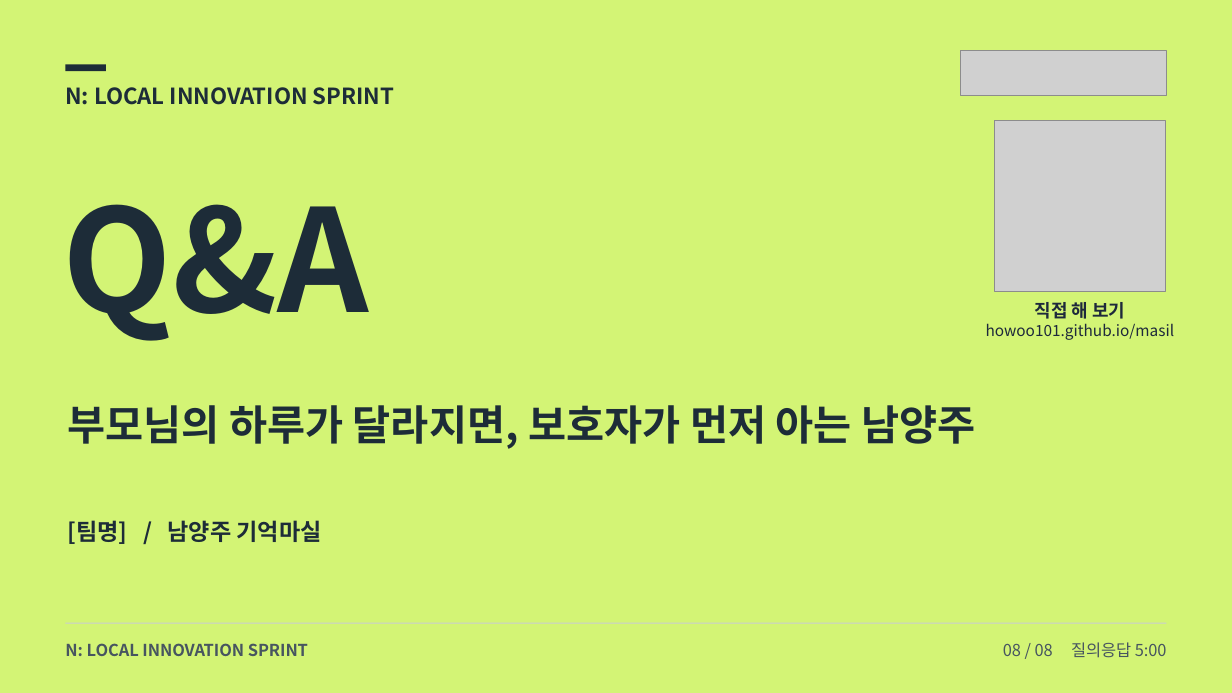
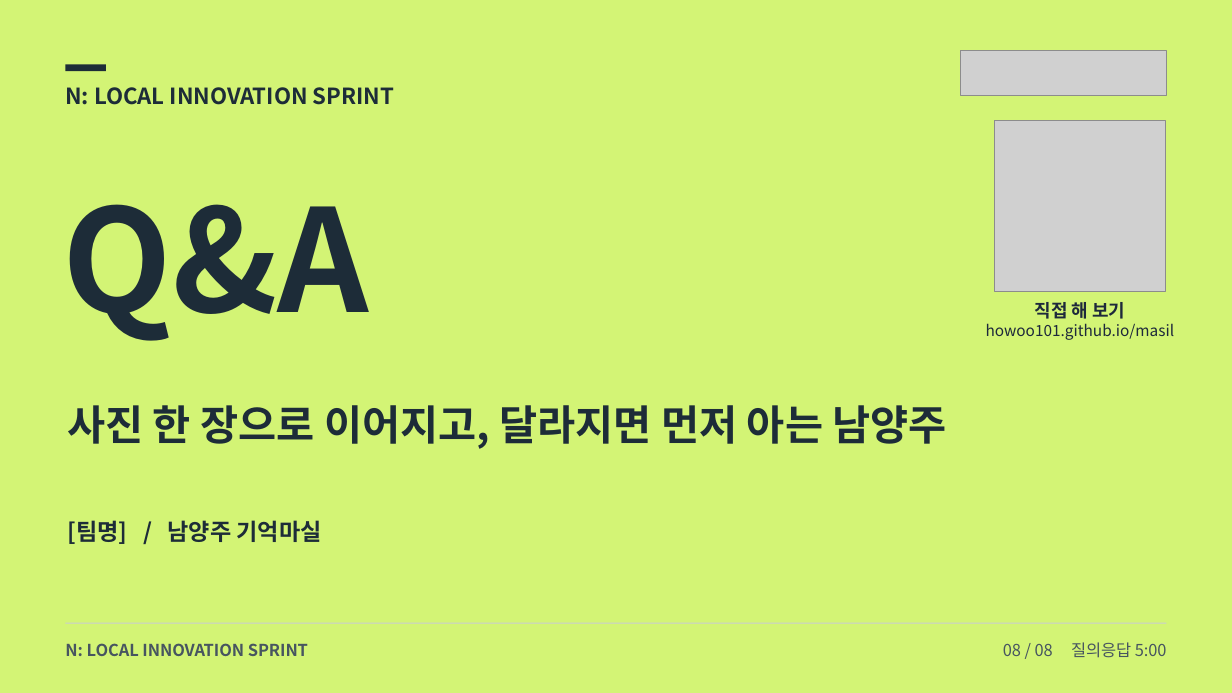
Before and after one commit to howoo101/masil, a slide deck: slide 8 of files/pitch-deck.pptx. Drawn at 1232x693 pixels with LibreOffice and Linux fonts; fonts in the diff are those of the drawing; grey boxes stand for pictures. Boxes give left, top, right and bottom in pixels: in the first picture for what was removed or moved away, otherwise in the second. Text is boxed around its words. In the diff, an @@ line names an element or a change of style, - is before the commit and + after.

```diff
--- a/files/pitch-deck.pptx
+++ b/files/pitch-deck.pptx
@@ text at [67, 405, 947, 449]: text changed @@
-부모님의 하루가 달라지면, 보호자가 먼저 아는 남양주
+사진 한 장으로 이어지고, 달라지면 먼저 아는 남양주
```
Also in this commit, not shown: 7 other slides changed, 5 other files.
